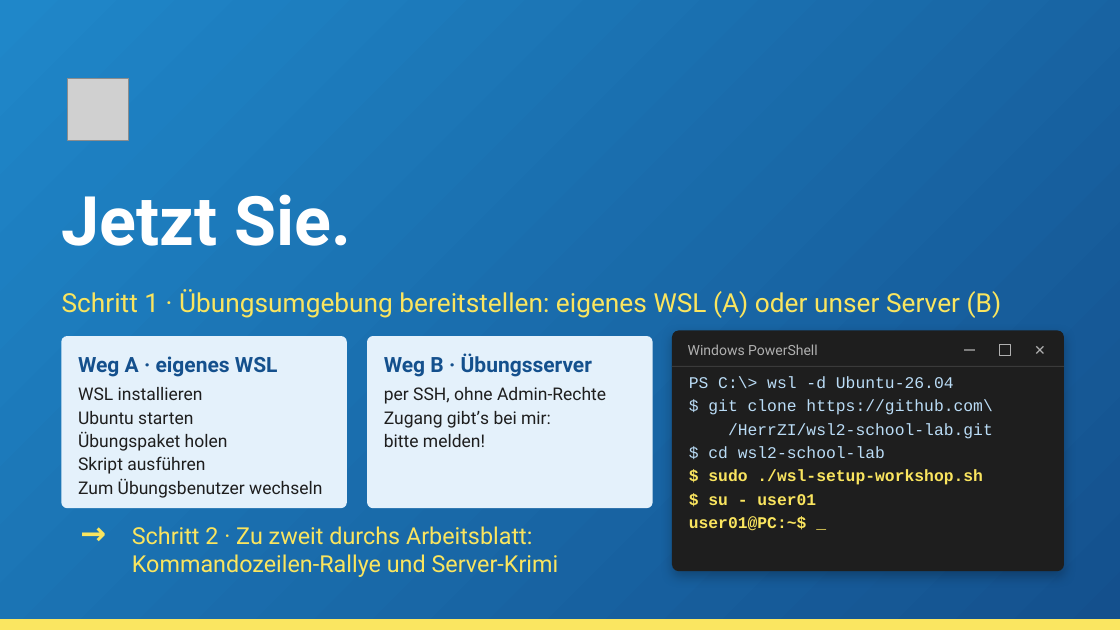
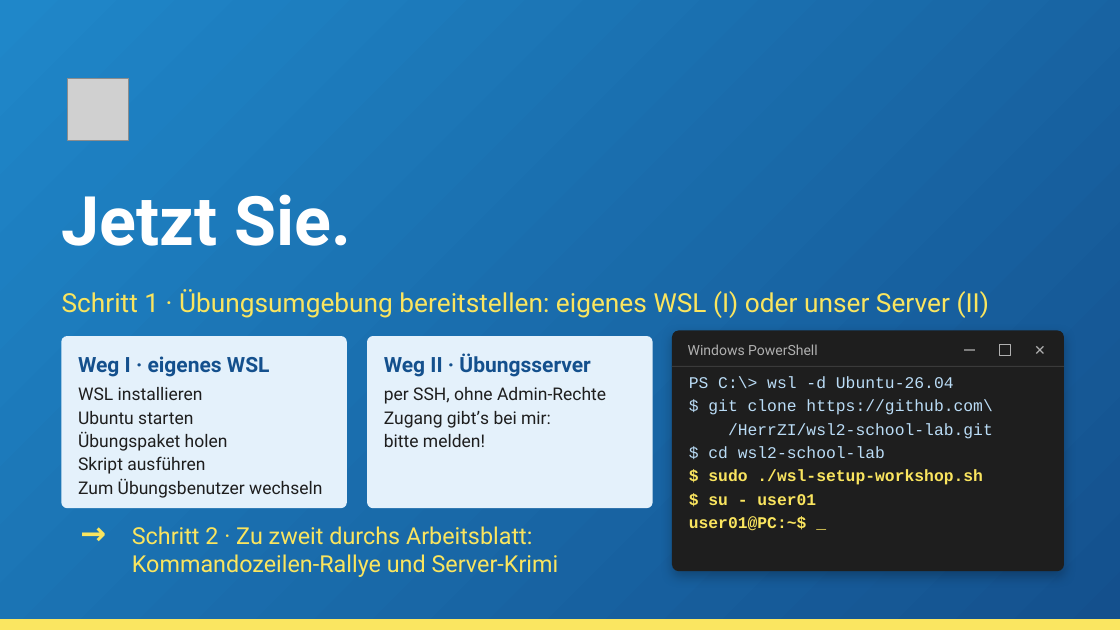
Before and after one commit to HerrZI/wsl2-school-lab, a slide deck: slide 8 of dokumente/Workshop_WSL2_Linux_unterrichten_neu.pptx. Drawn at 1120x630 pixels with LibreOffice and Linux fonts; fonts in the diff are those of the drawing; grey boxes stand for pictures; background and template pictures are left out. Boxes give left, top, right and bottom in pixels: in the first picture for what was removed or moved away, otherwise in the second. Text is boxed around its words. In the diff, an @@ line names an element or a change of style, - is before the commit and + after.

```diff
--- a/dokumente/Workshop_WSL2_Linux_unterrichten_neu.pptx
+++ b/dokumente/Workshop_WSL2_Linux_unterrichten_neu.pptx
@@ text at <box>62,289,989,318</box>: text changed @@
-Schritt 1 · Übungsumgebung bereitstellen: eigenes WSL (A) oder unser Server (B)
+Schritt 1 · Übungsumgebung bereitstellen: eigenes WSL (I) oder unser Server (II)
@@ text at <box>78,356,270,377</box>: text changed @@
-Weg A · eigenes WSL
+Weg I · eigenes WSL
@@ text at <box>384,353,590,377</box>: text changed @@
-Weg B · Übungsserver
+Weg II · Übungsserver
```
Also in this commit, not shown: 9 other slides changed, 11 other files.
